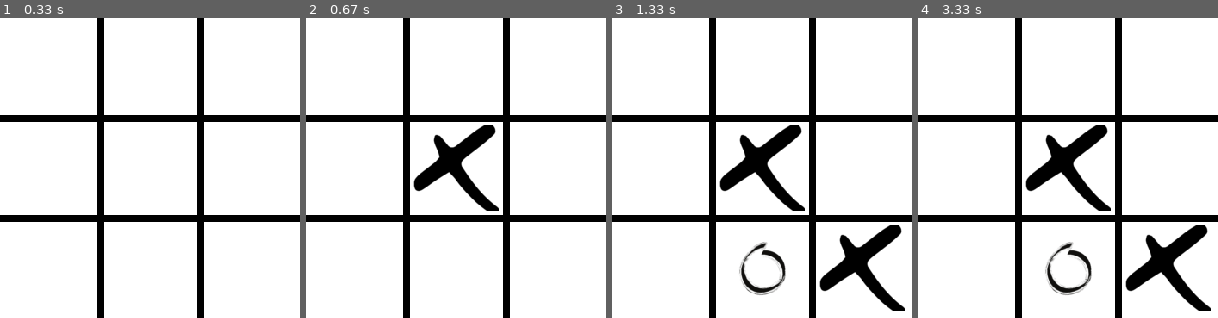
Above: before the commit, frames 1-4 (left to right).
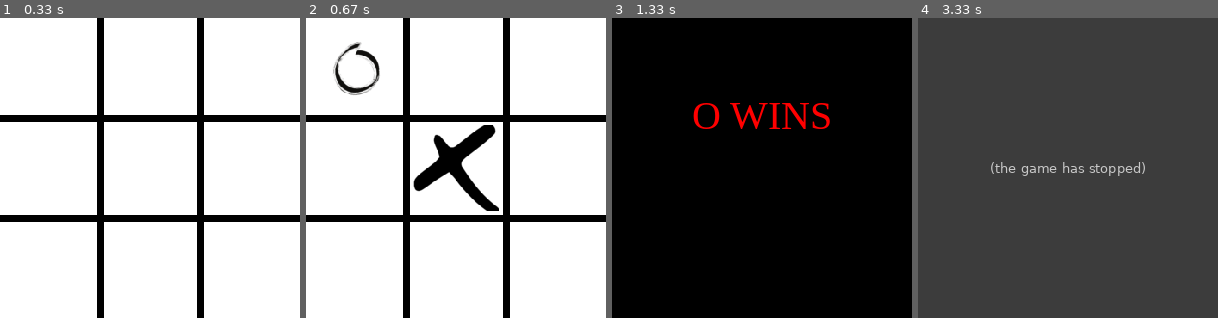
Above: after the commit, the same moments.

Repository: EternalBlue3/Tic-Tac-Toe-AI
Game: pygame game, started from Tic_Tac_Toe_Pygame.py
Two runs of this game, one before a commit and one after it. Both use one fixed random seed, a clock stepped at 60 frames per second and the inputs below.
Inputs (mouse positions are in pixels of both pictures, inside the frame that each line leads up to):
- Up to frame 1 (0.33 s): no input
- Up to frame 2 (0.67 s): click (456, 168) at 0.38 s
- Up to frame 3 (1.33 s): click (792, 234) at 0.72 s; click (870, 273) at 1.05 s
- Up to frame 4 (3.33 s): no input

Frame 1 is identical in both runs. In frame 2, 0.9% of the frame differs, in the area x 9-25%, y 8-26%; in frame 3, 86%; in frame 4, 100%, in the area x 0-100%, y 0-100%.
After the commit the program exited at 3.05 s; later frames show no game.

Commit message:
Update Tic_Tac_Toe_Pygame.py

Diff:
--- a/Tic_Tac_Toe_Pygame.py
+++ b/Tic_Tac_Toe_Pygame.py
@@ -1,3 +1,4 @@
+# importing the required libraries
 import pygame, sys, time
 
 pygame.init()
@@ -8,6 +9,8 @@
 width, height = 300,300
 game_window = pygame.display.set_mode((width, height))
 
+# 1 = X
+# -1 = O
 player = "X"
 board = [0]*9
 
@@ -31,6 +34,28 @@
     for pos in ([0, 1, 2], [3, 4, 5], [6, 7, 8], [0, 3, 6], [1, 4, 7], [2, 5, 8], [0, 4, 8], [2, 4, 6]):  # Go through all possible winning lines
         if board[pos[0]] == board[pos[1]] == board[pos[2]] == turn:
             return 1  # Return 1 if player turn has 3 in a row
+
+# AI
+def negamax(board, depth, turn):
+    if evaluate(board, turn): return 0, (9+depth)  # Return positive score if maximizing player
+
+    if evaluate(board, -turn): return 0, -(9 + depth)  # Return negative score if minimizing player wins
+
+    if 0 not in board: return 0, 0  # Drawn game, return 0
+
+    best_score = -20  # Initiate with less than smallest possible score
+
+    for move in [i for i in range(9) if not board[i]]:  # Go through all empty squares on board
+
+        board[move] = turn  # Make move
+
+        score = -negamax(board, depth - 1, -turn)[1]  # Recursive call to go through all child nodes
+
+        board[move] = 0  # Unmake the move
+
+        if score > best_score:
+            best_score, best_move = score, move  # If score is larger than previous best, update score
+    return best_move, best_score  # Return the best move and its corresponding score
 
 def game_over(player):
     game_window.fill(black)
@@ -56,24 +81,22 @@
     pygame.quit()
     sys.exit()
 
-def make_move(move,posx,posy):
+def make_move(player,move,posx,posy):
     global board
-    global player
 
     if player == "X":
         game_window.blit(x_img, (posy,posx))
-        board[move] = "X"
-        if evaluate(board,"X"):
+        board[move] = 1
+        if evaluate(board,1):
             print("Game Over, X wins.")
             game_over("X")
-        player = "O"
     else:
         game_window.blit(o_img, (posy,posx))
-        board[move] = "O"
-        if evaluate(board,"O"):
+        board[move] = -1
+        if evaluate(board,-1):
             print("Game Over, O wins.")
             game_over("O")
-        player = "X"
+
     if 0 not in board:
         game_over_draw()
 
@@ -86,9 +109,12 @@
             sys.exit()
 
         if event.type == pygame.MOUSEBUTTONDOWN:
+            run_ai_move = True
+
             mouseX, mouseY = pygame.mouse.get_pos()
             column, row = 0, 0
 
+            # Human Move
             if mouseY > 100:
                 column = 1
                 if mouseY > 200:
@@ -104,7 +130,39 @@
 
             move = row + column*3
 
-            make_move(move,posx,posy)
+            if board[move] ==  0:
+                make_move("X",move,posx,posy)
+            else:
+                run_ai_move = False
+
+            # AI Move
+            if run_ai_move:
+                ai_move = negamax(board, 9, -1)[0]
+
+                # Translate move into rows and columns
+                if ai_move == 0:
+                    ai_row, ai_column = 0, 0
+                if ai_move == 1:
+                    ai_row, ai_column = 1, 0
+                if ai_move == 2:
+                    ai_row, ai_column = 2, 0
+                if ai_move == 3:
+                    ai_row, ai_column = 0, 1
+                if ai_move == 4:
+                    ai_row, ai_column = 1, 1
+                if ai_move == 5:
+                    ai_row, ai_column = 2, 1
+                if ai_move == 6:
+                    ai_row, ai_column = 0, 2
+                if ai_move == 7:
+                    ai_row, ai_column = 1, 2
+                if ai_move == 8:
+                    ai_row, ai_column = 2, 2
+
+                ai_posy = ai_row*100 + 7
+                ai_posx = ai_column*100 + 7
+
+                make_move("O",ai_move,ai_posx,ai_posy)
 
     pygame.display.update()
     fps_controller.tick(100)
